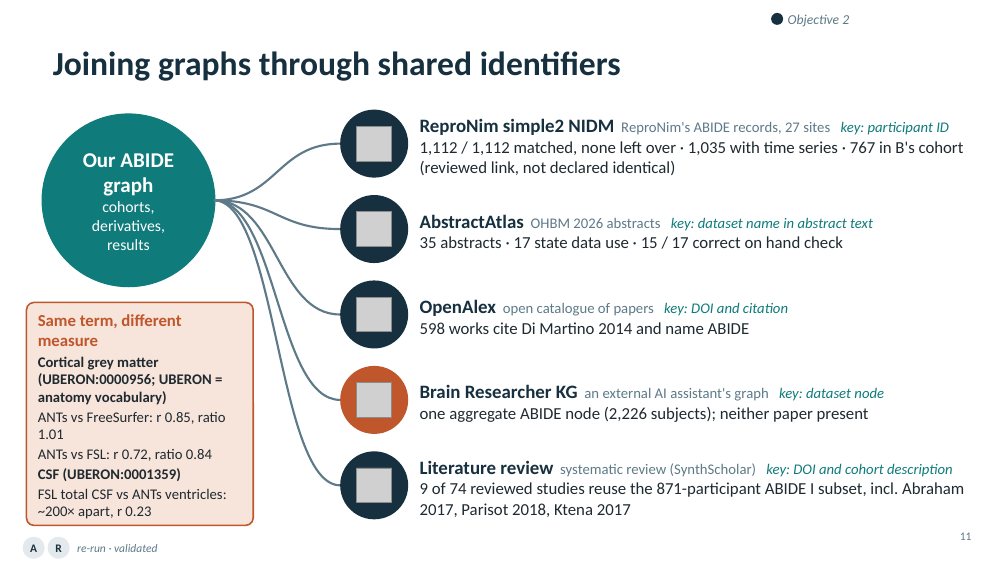
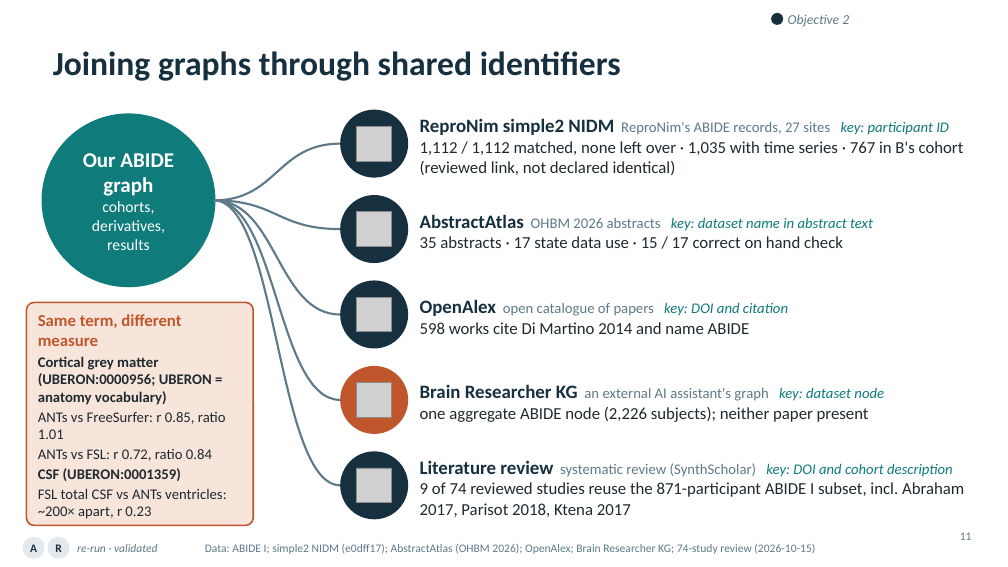
Before and after one commit to ReproNim/llm-workshop-kg, a slide deck: slide 11 of slides/Knowledge_Graphs_Skills_Neuroimaging_v4.pptx. Drawn at 1008x567 pixels with LibreOffice and Linux fonts; fonts in the diff are those of the drawing; grey boxes stand for pictures. Boxes give left, top, right and bottom in pixels: in the first picture for what was removed or moved away, otherwise in the second. Text is boxed around its words. In the diff, an @@ line names an element or a change of style, - is before the commit and + after.

```diff
--- a/slides/Knowledge_Graphs_Skills_Neuroimaging_v4.pptx
+++ b/slides/Knowledge_Graphs_Skills_Neuroimaging_v4.pptx
@@ text added at bbox=[205, 544, 815, 554], 11 pt, text #5E7A88 @@
+Data: ABIDE I; simple2 NIDM (e0dff17); AbstractAtlas (OHBM 2026); OpenAlex; Brain Researcher KG; 74-study review (2026-10-15)
```
Also in this commit, not shown: 53 other slides changed, 2 slides added, 2 slides removed, 1 other file.
